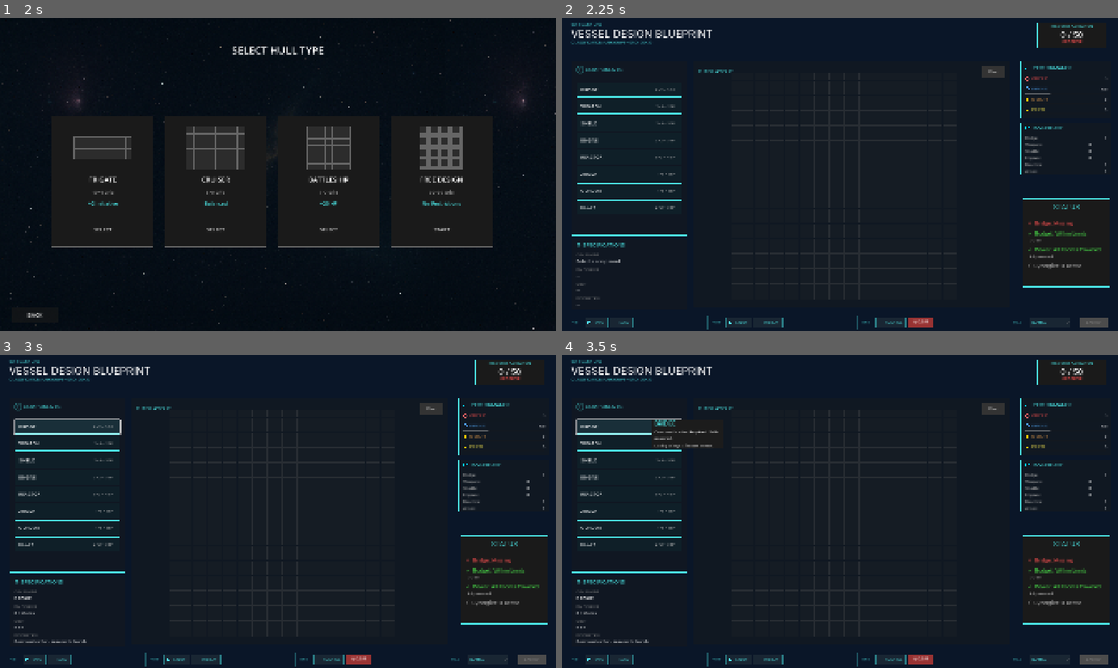
Above: before the commit, frames 1-4 (two rows, left to right).
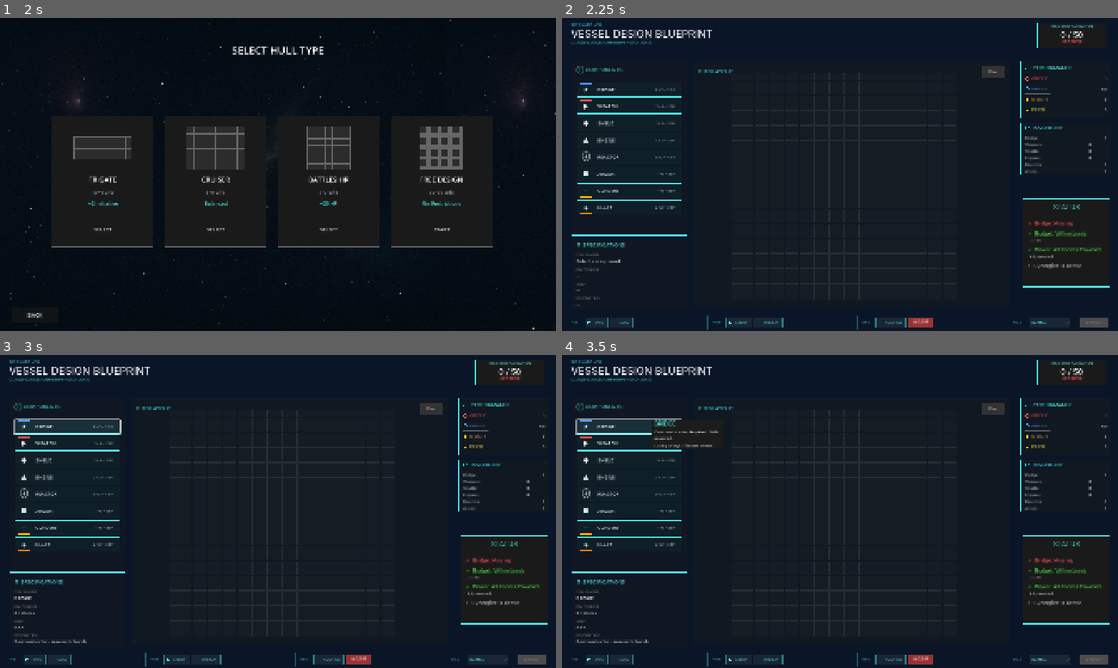
Above: after the commit, the same moments.

Repository: cautiouskurns/Startship-Designer
Game: Godot game, scene res://scenes/main/Main.tscn
Two runs of this game, one before a commit and one after it. Both use one fixed random seed, a clock stepped at 60 frames per second and the inputs below. Sound files missing from this copy of the repository are replaced by a short silence.
Inputs (mouse positions are in pixels of both pictures, inside the frame that each line leads up to):
- Up to frame 1 (2 s): click "NEW GAME" at 0.5 s; click "PATROL DUTY" at 1.25 s
- Up to frame 2 (2.25 s): click "START" at 2 s
- Up to frame 3 (3 s): click (66, 426) at 2.75 s
- Up to frame 4 (3.5 s): no input

Frame 1 is identical in both runs. In frame 2, 0.6% of the frame differs, in the area x 3-11%, y 20-63%; in frame 3, 0.6%; in frame 4, 0.6%.

Commit message:
feat: Implement zoom level indicator and fade effect; enhance RoomTypeButton preview functionality

Diff:
--- a/scenes/combat/Combat.tscn
+++ b/scenes/combat/Combat.tscn
@@ -206,14 +206,19 @@
 text = "−"
 
 [node name="ZoomLevelLabel" type="Label" parent="."]
-layout_mode = 0
-offset_left = 1800.0
-offset_top = 20.0
-offset_right = 1890.0
-offset_bottom = 60.0
-theme_override_colors/font_color = Color(1, 1, 1, 1)
-theme_override_font_sizes/font_size = 18
+layout_mode = 1
+anchors_preset = 5
+anchor_left = 0.5
+anchor_right = 0.5
+offset_left = -50.0
+offset_top = 110.0
+offset_right = 50.0
+offset_bottom = 150.0
+grow_horizontal = 2
+theme_override_colors/font_color = Color(1, 1, 1, 1)
+theme_override_font_sizes/font_size = 24
 text = "100%"
+horizontal_alignment = 1
 vertical_alignment = 1
 
 [node name="ResultOverlay" type="ColorRect" parent="."]
--- a/scenes/designer/ShipDesigner.tscn
+++ b/scenes/designer/ShipDesigner.tscn
@@ -699,6 +699,22 @@
 theme_override_colors/font_color = Color(1, 1, 1, 1)
 theme_override_font_sizes/font_size = 18
 text = "+3"
+
+[node name="ZoomLevelLabel" type="Label" parent="."]
+layout_mode = 1
+anchors_preset = 5
+anchor_left = 0.5
+anchor_right = 0.5
+offset_left = -50.0
+offset_top = 130.0
+offset_right = 50.0
+offset_bottom = 170.0
+grow_horizontal = 2
+theme_override_colors/font_color = Color(1, 1, 1, 1)
+theme_override_font_sizes/font_size = 24
+text = "100%"
+horizontal_alignment = 1
+vertical_alignment = 1
 
 [node name="TemplateNameDialog" parent="." instance=ExtResource("5_template_name")]
 layout_mode = 1
--- a/scenes/designer/components/RoomTypeButton.tscn
+++ b/scenes/designer/components/RoomTypeButton.tscn
@@ -52,10 +52,52 @@
 grow_vertical = 2
 theme_override_constants/separation = 10
 
+[node name="PreviewMargin" type="MarginContainer" parent="HBoxContainer"]
+layout_mode = 2
+theme_override_constants/margin_left = 12
+
+[node name="PreviewContainer" type="Control" parent="HBoxContainer/PreviewMargin"]
+custom_minimum_size = Vector2(44, 44)
+layout_mode = 2
+
+[node name="PreviewPanel" type="Panel" parent="HBoxContainer/PreviewMargin/PreviewContainer"]
+custom_minimum_size = Vector2(44, 44)
+layout_mode = 1
+anchors_preset = 8
+anchor_left = 0.5
+anchor_top = 0.5
+anchor_right = 0.5
+anchor_bottom = 0.5
+offset_left = -22.0
+offset_top = -22.0
+offset_right = 22.0
+offset_bottom = 22.0
+grow_horizontal = 2
+grow_vertical = 2
+
+[node name="PreviewIcon" type="Label" parent="HBoxContainer/PreviewMargin/PreviewContainer"]
+layout_mode = 1
+anchors_preset = 8
+anchor_left = 0.5
+anchor_top = 0.5
+anchor_right = 0.5
+anchor_bottom = 0.5
+offset_left = -22.0
+offset_top = -22.0
+offset_right = 22.0
+offset_bottom = 22.0
+grow_horizontal = 2
+grow_vertical = 2
+theme_override_colors/font_color = Color(1, 1, 1, 0.9)
+theme_override_font_sizes/font_size = 20
+text = "★"
+horizontal_alignment = 1
+vertical_alignment = 1
+
 [node name="MarginContainer" type="MarginContainer" parent="HBoxContainer"]
 layout_mode = 2
 size_flags_horizontal = 3
-theme_override_constants/margin_left = 16
+theme_override_constants/margin_left = 8
 theme_override_constants/margin_right = 16
 
 [node name="NameLabel" type="Label" parent="HBoxContainer/MarginContainer"]
--- a/scripts/combat/Combat.gd
+++ b/scripts/combat/Combat.gd
@@ -79,6 +79,9 @@
 var pan_offset: Vector2 = Vector2.ZERO
 const PAN_SPEED: float = BalanceConstants.COMBAT_PAN_SPEED
 const PAN_LIMIT: float = BalanceConstants.COMBAT_PAN_LIMIT
+
+## Zoom indicator fade tween
+var zoom_fade_tween: Tween = null
 
 func _ready():
 	# Connect buttons
@@ -152,6 +155,7 @@
 	# Don't reset position - let scene anchors/offsets handle it
 	# ship_battle_area.position is used for WASD panning offset only
 	zoom_level_label.text = "150%"  # Match starting zoom
+	zoom_level_label.modulate.a = 0.0  # Start invisible
 	zoom_in_button.disabled = false
 	zoom_out_button.disabled = false
 
@@ -1318,6 +1322,9 @@
 	# Update zoom level display
 	zoom_level_label.text = "%d%%" % int(current_zoom * 100)
 
+	# Show zoom indicator and fade it out after 2 seconds
+	_show_zoom_indicator()
+
 	# Apply zoom with smooth tween
 	var tween = create_tween()
 	tween.tween_property(ship_battle_area, "scale", Vector2(current_zoom, current_zoom), 0.2)
@@ -1325,6 +1332,20 @@
 	# Update button states
 	zoom_in_button.disabled = (current_zoom >= ZOOM_MAX)
 	zoom_out_button.disabled = (current_zoom <= ZOOM_MIN)
+
+## Show zoom indicator and fade it out after 2 seconds
+func _show_zoom_indicator() -> void:
+	# Cancel existing fade tween if any
+	if zoom_fade_tween:
+		zoom_fade_tween.kill()
+
+	# Show label at full opacity
+	zoom_level_label.modulate.a = 1.0
+
+	# Create new fade tween: wait 2 seconds, then fade out over 0.5 seconds
+	zoom_fade_tween = create_tween()
+	zoom_fade_tween.tween_interval(2.0)
+	zoom_fade_tween.tween_property(zoom_level_label, "modulate:a", 0.0, 0.5)
 
 ## Apply panning offset (WASD)
 func _apply_pan(delta: Vector2) -> void:
--- a/scripts/designer/RoomTypeButton.gd
+++ b/scripts/designer/RoomTypeButton.gd
@@ -12,6 +12,8 @@
 ## UI elements
 @onready var name_label: Label = $HBoxContainer/MarginContainer/NameLabel
 @onready var size_cost_label: Label = $HBoxContainer/SizeCostLabel
+@onready var preview_panel: Panel = $HBoxContainer/PreviewMargin/PreviewContainer/PreviewPanel
+@onready var preview_icon: Label = $HBoxContainer/PreviewMargin/PreviewContainer/PreviewIcon
 
 ## Tooltip elements
 @onready var tooltip_panel: Panel = $TooltipPanel
@@ -23,14 +25,16 @@
 ## Visual state
 var is_selected: bool = false
 
-## Room scenes for icons (same as ShipDesigner)
-var room_scenes = {
-	RoomData.RoomType.BRIDGE: preload("res://scenes/components/rooms/Bridge.tscn"),
-	RoomData.RoomType.WEAPON: preload("res://scenes/components/rooms/Weapon.tscn"),
-	RoomData.RoomType.SHIELD: preload("res://scenes/components/rooms/Shield.tscn"),
-	RoomData.RoomType.ENGINE: preload("res://scenes/components/rooms/Engine.tscn"),
-	RoomData.RoomType.REACTOR: preload("res://scenes/components/rooms/Reactor.tscn"),
-	RoomData.RoomType.ARMOR: preload("res://scenes/components/rooms/Armor.tscn")
+## Room icons mapping
+static var room_icons = {
+	RoomData.RoomType.BRIDGE: "★",
+	RoomData.RoomType.WEAPON: "▶",
+	RoomData.RoomType.SHIELD: "◆",
+	RoomData.RoomType.ENGINE: "▲",
+	RoomData.RoomType.REACTOR: "⊕",
+	RoomData.RoomType.ARMOR: "■",
+	RoomData.RoomType.CONDUIT: "─",
+	RoomData.RoomType.RELAY: "◈"
 }
 
 ## Tooltip data for each room type
@@ -40,7 +44,9 @@
 	RoomData.RoomType.SHIELD: "Defensive system.|Absorbs up to 15 damage per powered shield.",
 	RoomData.RoomType.ENGINE: "Propulsion system.|Higher engine count shoots first (initiative).",
 	RoomData.RoomType.REACTOR: "Power generation.|Powers adjacent rooms (up/down/left/right only).",
-	RoomData.RoomType.ARMOR: "Hull plating.|Adds 20 HP per armor room (doesn't need power)."
+	RoomData.RoomType.ARMOR: "Hull plating.|Adds 20 HP per armor room (doesn't need power).",
+	RoomData.RoomType.CONDUIT: "Power conduit.|Efficient 1×1 power transmission (doesn't need power).",
+	RoomData.RoomType.RELAY: "Power relay.|Extends power grid remotely via pathfinding."
 }
 
 func _ready():
@@ -78,6 +84,33 @@
 
 	# Format as "WxH • XBP"
 	size_cost_label.text = "%d×%d • %dBP" % [size.x, size.y, cost]
+
+	# Update preview panel and icon
+	_update_preview()
+
+## Update preview panel style and icon based on room type
+func _update_preview():
+	if room_type == RoomData.RoomType.EMPTY:
+		return
+
+	# Get room color
+	var room_color = RoomData.get_color(room_type)
+
+	# Create StyleBoxFlat for preview panel (outline only, transparent center)
+	var preview_style = StyleBoxFlat.new()
+	preview_style.bg_color = Color(0, 0, 0, 0)  # Transparent background
+	preview_style.border_width_left = 2
+	preview_style.border_width_top = 2
+	preview_style.border_width_right = 2
+	preview_style.border_width_bottom = 2
+	preview_style.border_color = room_color
+
+	# Apply style to preview panel
+	preview_panel.add_theme_stylebox_override("panel", preview_style)
+
+	# Set icon
+	var icon = room_icons.get(room_type, "?")
+	preview_icon.text = icon
 
 ## Update the count displayed (deprecated - no longer shown in UI)
 func set_count(count: int):
--- a/scripts/designer/ShipDesigner.gd
+++ b/scripts/designer/ShipDesigner.gd
@@ -59,6 +59,9 @@
 
 ## Cost indicator label
 @onready var cost_indicator: Label = $CostIndicator
+
+## Zoom level label
+@onready var zoom_level_label: Label = $ZoomLevelLabel
 
 ## Template UI (Phase 10.8)
 @onready var template_name_dialog = $TemplateNameDialog
@@ -113,6 +116,9 @@
 var pan_offset: Vector2 = Vector2.ZERO
 var pan_speed: float = BalanceConstants.DESIGNER_PAN_SPEED  # Pixels per frame when holding WASD
 
+## Zoom indicator fade tween
+var zoom_fade_tween: Tween = null
+
 ## Power overlay state (Feature 1.4)
 var power_overlay_enabled: bool = false
 
@@ -236,6 +242,9 @@
 			print("Restored design for redesign")
 		else:
 			push_error("Failed to restore redesign template")
+
+	# Initialize zoom label as invisible
+	zoom_level_label.modulate.a = 0.0
 
 ## Calculate current budget from all placed rooms (Phase 7.1 - count room instances, not tiles)
 func calculate_current_budget() -> int:
@@ -755,8 +764,28 @@
 
 ## Apply zoom and pan transformation to ship_grid
 func _apply_zoom_and_pan():
+	# Update zoom level display
+	zoom_level_label.text = "%d%%" % int(zoom_level * 100)
+
+	# Show zoom indicator and fade it out after 2 seconds
+	_show_zoom_indicator()
+
 	ship_grid.scale = Vector2(zoom_level, zoom_level)
 	ship_grid.position = Vector2(960, 540) + pan_offset
+
+## Show zoom indicator and fade it out after 2 seconds
+func _show_zoom_indicator() -> void:
+	# Cancel existing fade tween if any
+	if zoom_fade_tween:
+		zoom_fade_tween.kill()
+
+	# Show label at full opacity
+	zoom_level_label.modulate.a = 1.0
+
+	# Create new fade tween: wait 2 seconds, then fade out over 0.5 seconds
+	zoom_fade_tween = create_tween()
+	zoom_fade_tween.tween_interval(2.0)
+	zoom_fade_tween.tween_property(zoom_level_label, "modulate:a", 0.0, 0.5)
 
 ## Handle tile left-click - place selected room type from palette (Phase 7.1/7.3 - shaped rooms with rotation)
 ## Feature 2.1: Conduits use drag-to-place instead of single-click
Not shown, changed: docs/.DS_Store
Not shown, changed: docs/design-docs/.DS_Store
Not shown, added: docs/design-docs/features/feature-spec-template.md
